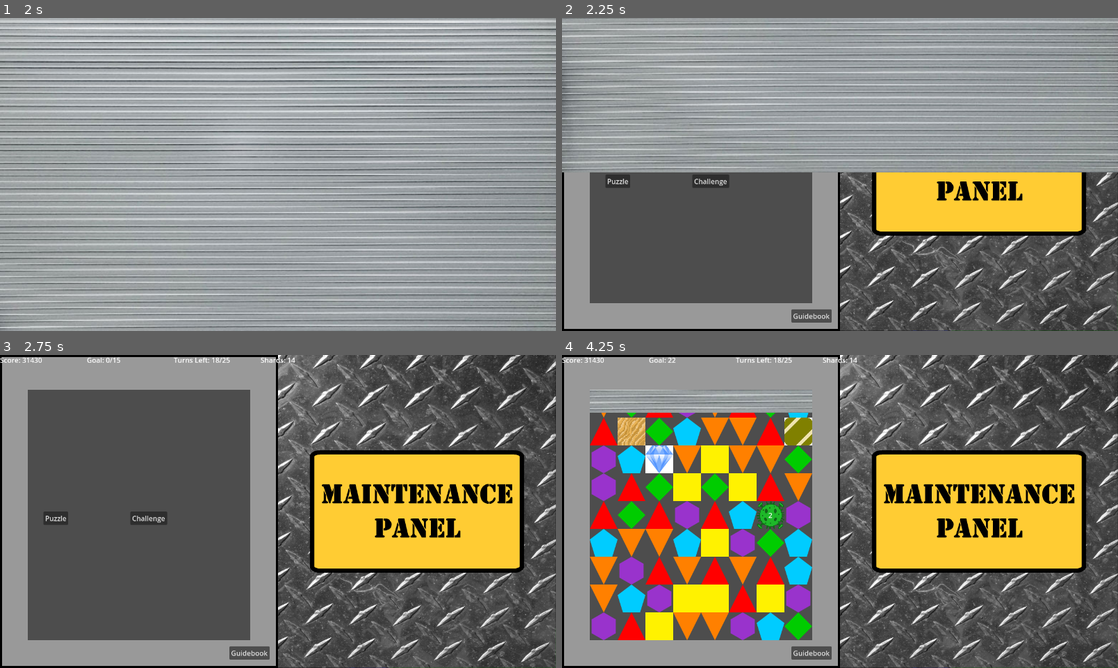
Above: before the commit, frames 1-4 (two rows, left to right).
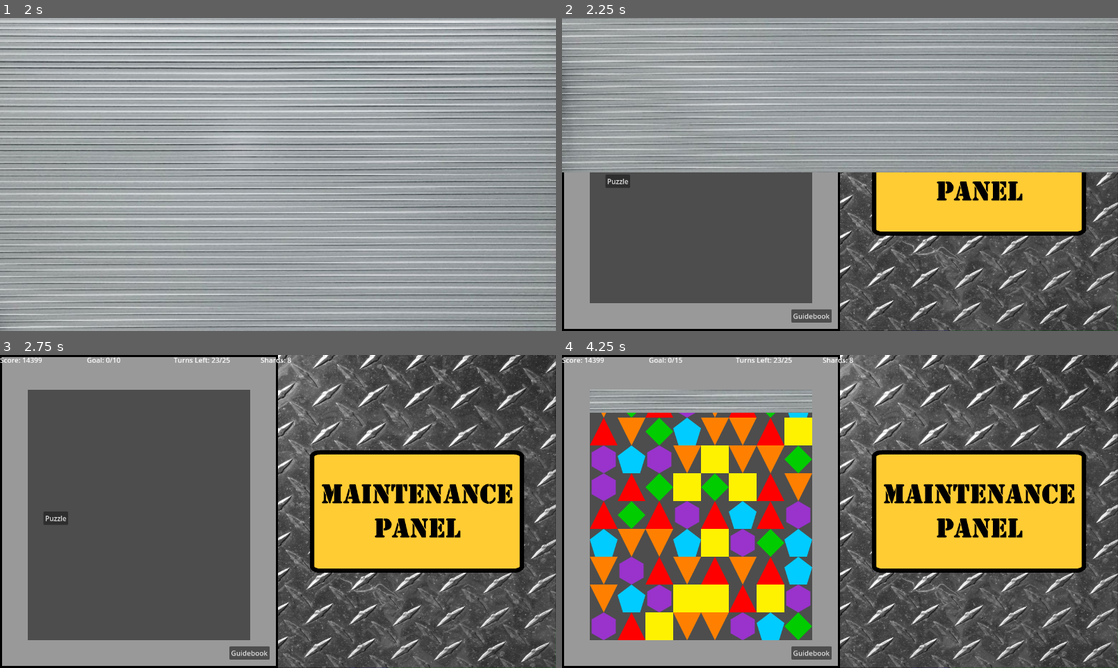
Above: after the commit, the same moments.

Repository: mr-pig-streaming/match-3-game
Game: Godot game, scene res://Scenes/base_scene.tscn
Two runs of this game, one before a commit and one after it. Both use one fixed random seed, a clock stepped at 60 frames per second and the inputs below.
Inputs:
- Up to frame 1 (2 s): click "Load Game" at 0.5 s; click "New Game" at 1.25 s
- Up to frame 2 (2.25 s): click "New Game" at 2 s
- Up to frame 3 (2.75 s): no input
- Up to frame 4 (4.25 s): click "Challenge" (after the commit: "Puzzle") at 2.75 s; click "Dispense Chip" at 3.5 s

Frame 1 is identical in both runs. In frame 2, 0.3% of the frame differs, in the area x 23-30%, y 50-55%; in frame 3, 0.3%; in frame 4, 1.8%, in the area x 4-54%, y 0-56%.
Error before the commit: Cannot call method 'queue_free' on a null value. (res://Scripts/base_scene.gd:93)
Error after the commit: Cannot call method 'queue_free' on a null value. (res://Scripts/base_scene.gd:95)

Commit message:
dev-F81 Updated save/load functions to include achievements. Also slight cleanup on level select save/load

Diff:
--- a/Scripts/achievement_manager.gd
+++ b/Scripts/achievement_manager.gd
@@ -34,3 +34,17 @@
 			var tween2 = create_tween()
 			tween2.tween_property(get_node("Sprite2D"), "scale", Vector2(0.0, 0.0), 0.7).set_trans(Tween.TRANS_ELASTIC)
 			tween2.play()
+
+func achievements_to_json():
+	var json_string: String = ""
+	for a in achievements:
+		json_string += str(a[2]) + ","
+	return json_string.left(-1)
+
+func json_to_achievements(json_string):
+	var array = json_string.split(",")
+	for i in range(array.size()):
+		if array[i] == "true":
+			achievements[i][2] = true
+		else:
+			achievements[i][2] = false
--- a/Scripts/base_scene.gd
+++ b/Scripts/base_scene.gd
@@ -21,7 +21,7 @@
 	get_tree().quit()
 
 func save_game():
-	var save_string = save_state + "\n" + get_node("Globals").globals_to_json()
+	var save_string = save_state + "\n" + get_node("Globals").globals_to_json() + "\n" + get_node("AchievementManager").achievements_to_json()
 	print(save_string)
 	var file = FileAccess.open("test_save.txt", FileAccess.WRITE)
 	file.store_string(save_string)
@@ -37,6 +37,8 @@
 		load_gameboard(save_lines.slice(1, 12))
 	if save_lines[0] == "BLACK_MARKET":
 		load_blackmarket(save_lines.slice(1,8))
+	# Load the achievements
+	get_node("AchievementManager").json_to_achievements(save_lines[-1])
 
 func load_gameboard(save_lines):
 	get_node("AudioManager").play_click()
--- a/Scripts/level_select.gd
+++ b/Scripts/level_select.gd
@@ -19,15 +19,24 @@
 	pass # Replace with function body.
 
 func _to_string():
-	return JSON.stringify(rooms)
+	var values = [special_index, current_index]
+	values.append_array(rooms)
+	return JSON.stringify(values)
 
 func setup_from_array(_rooms):
-	rooms = _rooms
+	special_index = int(_rooms[0])
+	current_index = int(_rooms[1])
+	rooms = _rooms.slice(2, 4)
 	get_node("Left").text = rooms[0]
 	get_node("Left").pressed.connect(choose_level.bind(rooms[0]))
-	if (rooms.size() > 1):
+	if (rooms.size() > 1 && get_node("/root/BaseScene/Globals").sideboard_unlocked):
 		get_node("Right").text = rooms[1]
 		get_node("Right").pressed.connect(choose_level.bind(rooms[1]))
+		get_node("Right").disabled = false
+		get_node("Right").visible = true
+	else:
+		get_node("Right").disabled = true
+		get_node("Right").visible = false
 
 func setup():
 	print("Current: " + str(current_index) + " Special: " + str(special_index))
Not shown, changed: test_save.txt
